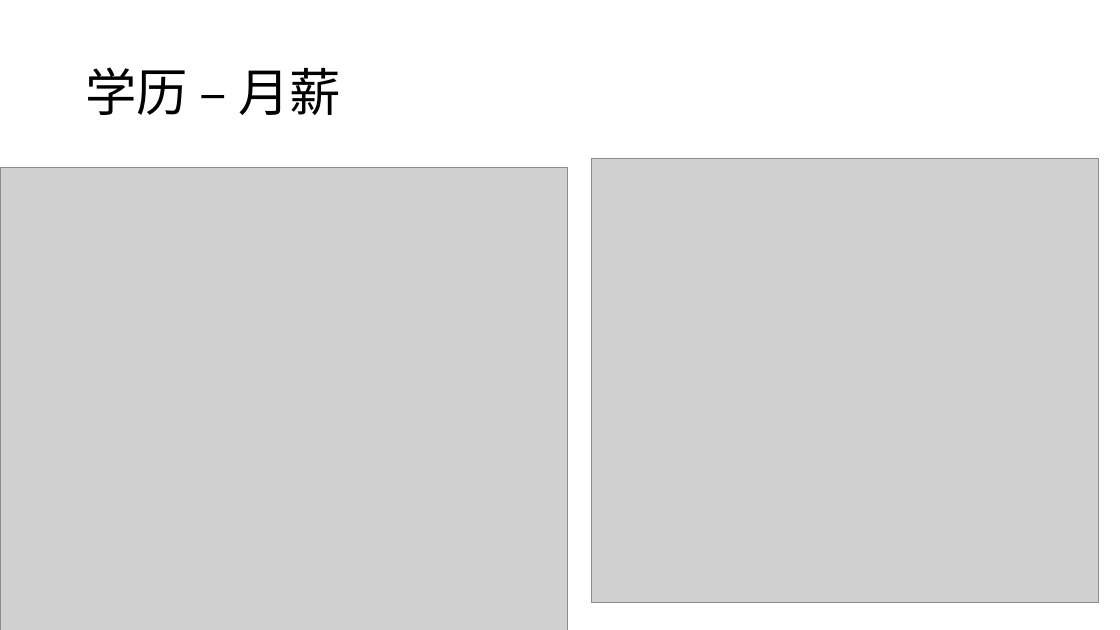
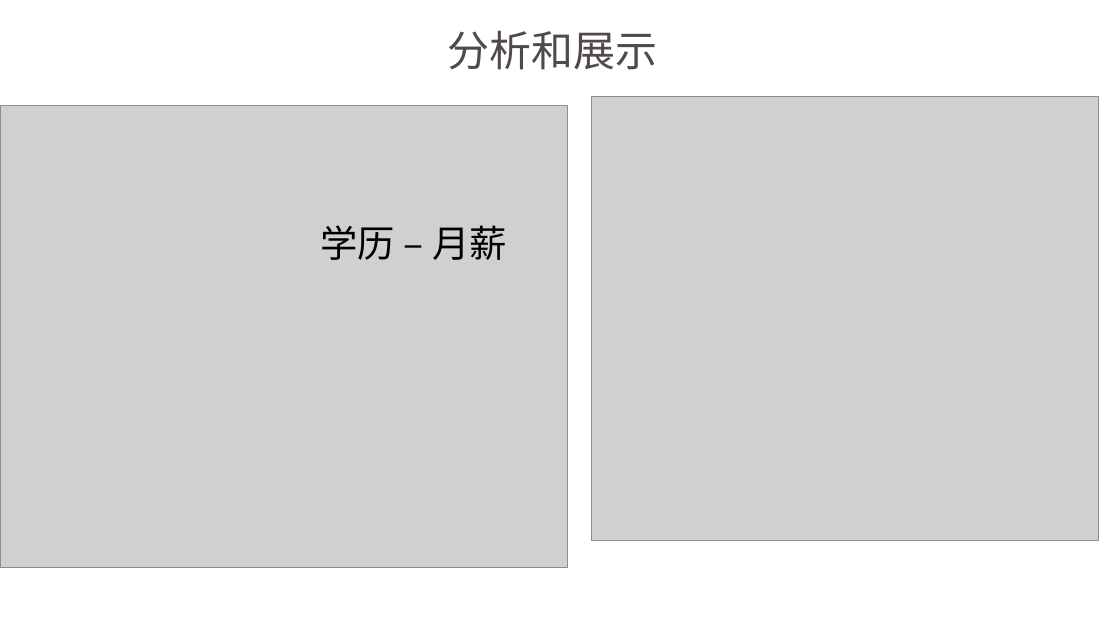
Before and after one commit to ShiyuNie/DataAnalysisSample-python, a slide deck: slide 12 of LagouAnalyst.pptx (slide 7 before the commit). Drawn at 1120x630 pixels with LibreOffice and Linux fonts; fonts in the diff are those of the drawing; grey boxes stand for pictures. Boxes give left, top, right and bottom in pixels: in the first picture for what was removed or moved away, otherwise in the second. Text is boxed around its words. In the diff, an @@ line names an element or a change of style, - is before the commit and + after.

```diff
--- a/LagouAnalyst.pptx
+++ b/LagouAnalyst.pptx
@@ text added at [447,30,657,70], 36 pt, text #504B48 @@
+分析和展示
@@ picture: place and size @@
-picture at [0,167,567,630]
+picture at [0,105,567,568]
@@ picture: place and size @@
-picture at [592,158,1099,602]
+picture at [592,97,1099,541]
@@ title "学历 – 月薪": place and size @@
-title "学历 – 月薪" at [85,67,342,115]
+title "学历 – 月薪" at [321,225,507,260]
@@ title "学历 – 月薪" at [321,225,507,260]: size 44 to 32 pt @@
```
Also in this commit, not shown: 13 other slides changed, 8 slides added, 3 slides removed.
